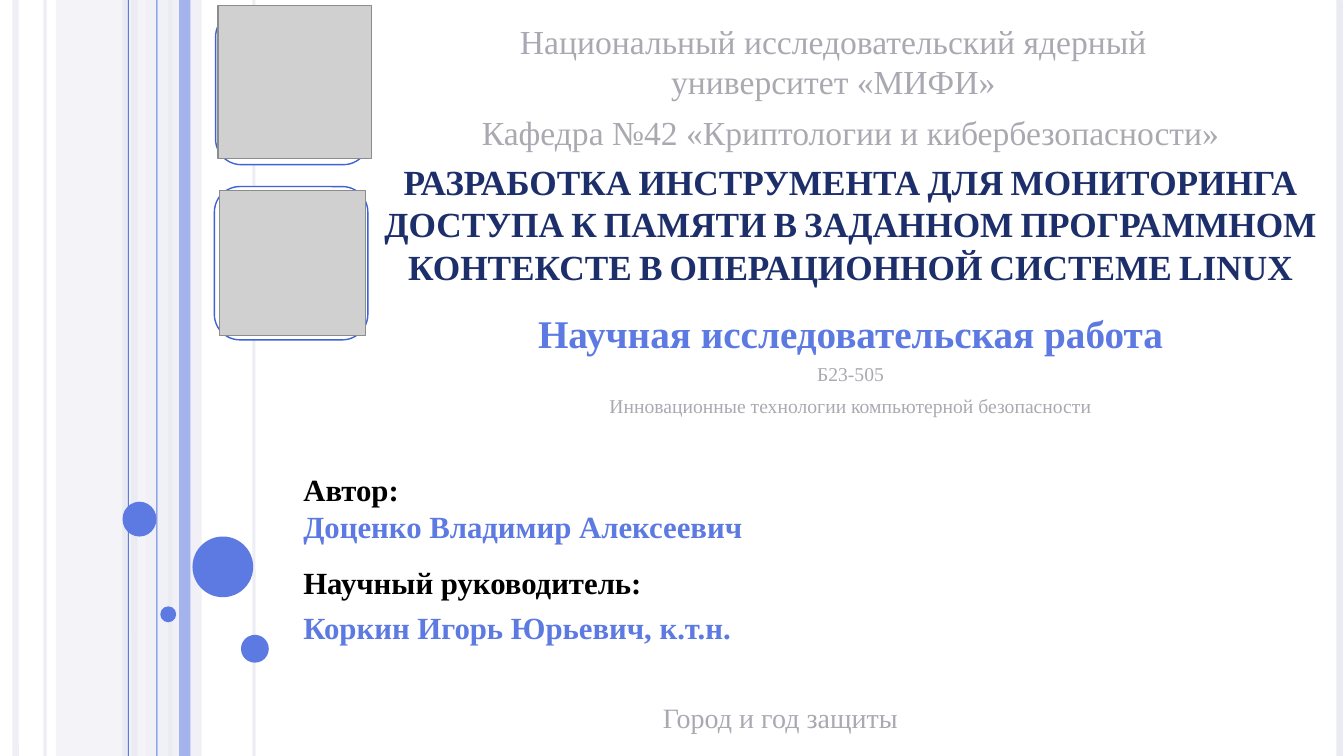
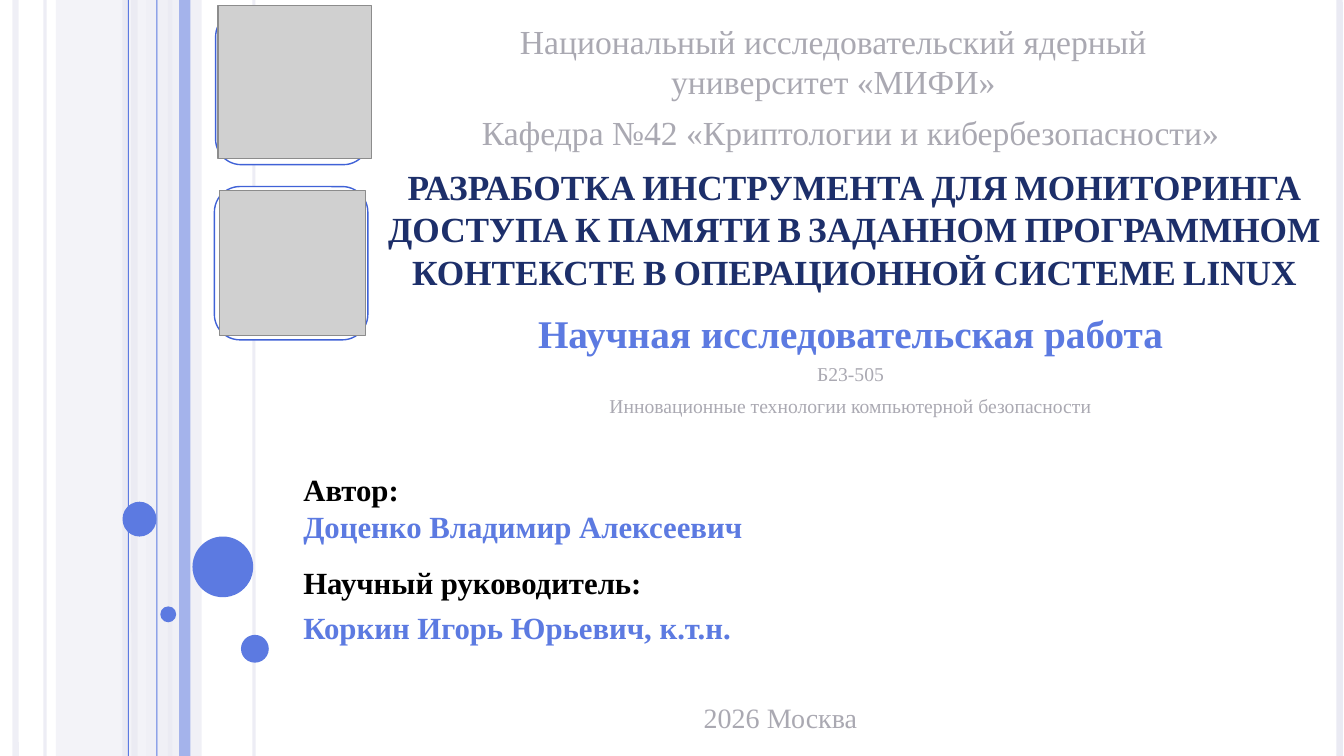
Before and after one commit to HotHeadd/nir_mephi, a slide deck: slide 1 of part2/Презентация.pptx. Drawn at 1344x756 pixels with LibreOffice and Linux fonts; fonts in the diff are those of the drawing; grey boxes stand for pictures. Boxes give left, top, right and bottom in pixels: in the first picture for what was removed or moved away, otherwise in the second. Text is boxed around its words. In the diff, an @@ line names an element or a change of style, - is before the commit and + after.

```diff
--- a/part2/Презентация.pptx
+++ b/part2/Презентация.pptx
@@ title "РАЗРАБОТКА ИНСТРУМЕНТА ДЛЯ МОНИТОРИНГА ДОСТУПА ...": place and size @@
-title "РАЗРАБОТКА ИНСТРУМЕНТА ДЛЯ МОНИТОРИНГА ДОСТУПА ..." at bbox=[384, 171, 1317, 287]
+title "РАЗРАБОТКА ИНСТРУМЕНТА ДЛЯ МОНИТОРИНГА ДОСТУПА ..." at bbox=[388, 176, 1321, 292]
@@ text at bbox=[704, 709, 857, 728]: text changed @@
-Город и год защиты
+2026 Москва
```
Also in this commit, not shown: 8 other slides changed, 4 slides added, 2 slides removed, 17 other files.
